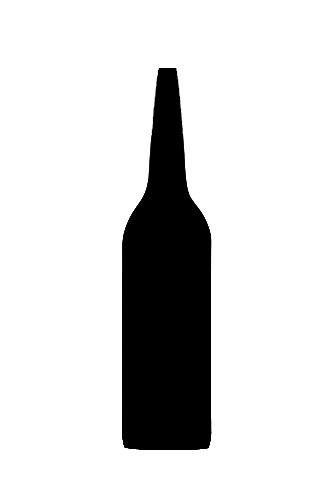
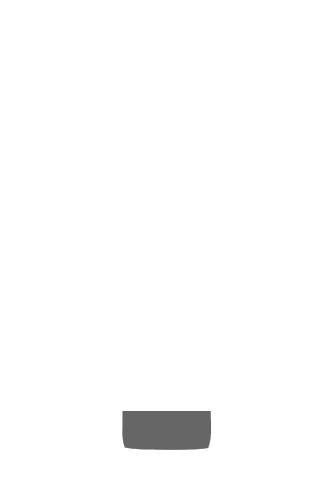
The second 320 × 480 image is a revision of the first. Changes to its layers:
hid "8", painted on it over [122, 68, 212, 450]
hid "7", painted on it over [122, 125, 212, 450]
hid "6", painted on it over [122, 178, 212, 450]
hid "5", painted on it over [122, 225, 212, 450]
hid "4", painted on it over [122, 271, 212, 450]
hid "3", painted on it over [122, 319, 212, 450]
hid "2", painted on it over [122, 366, 212, 450]
painted on "1" over [122, 411, 212, 450]
